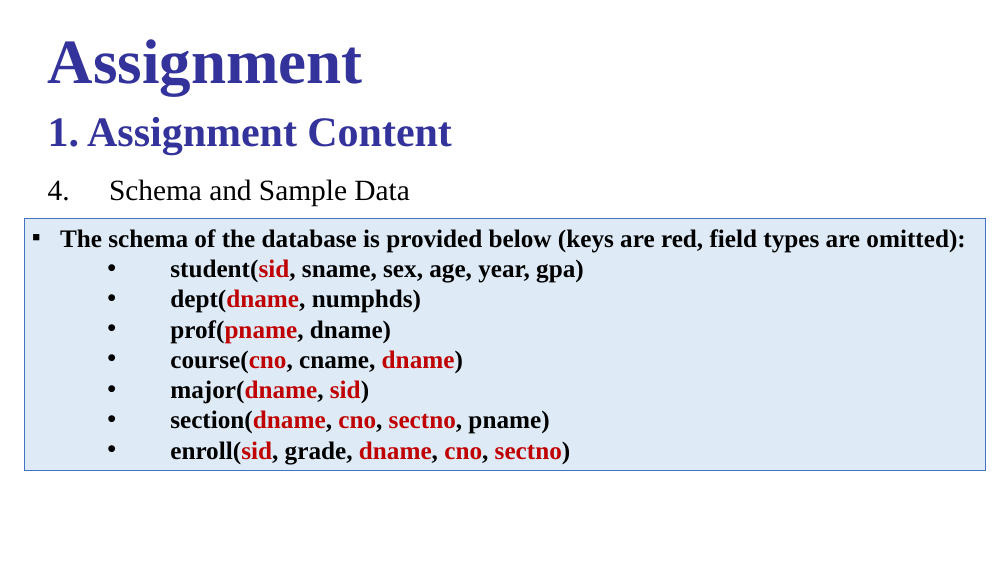
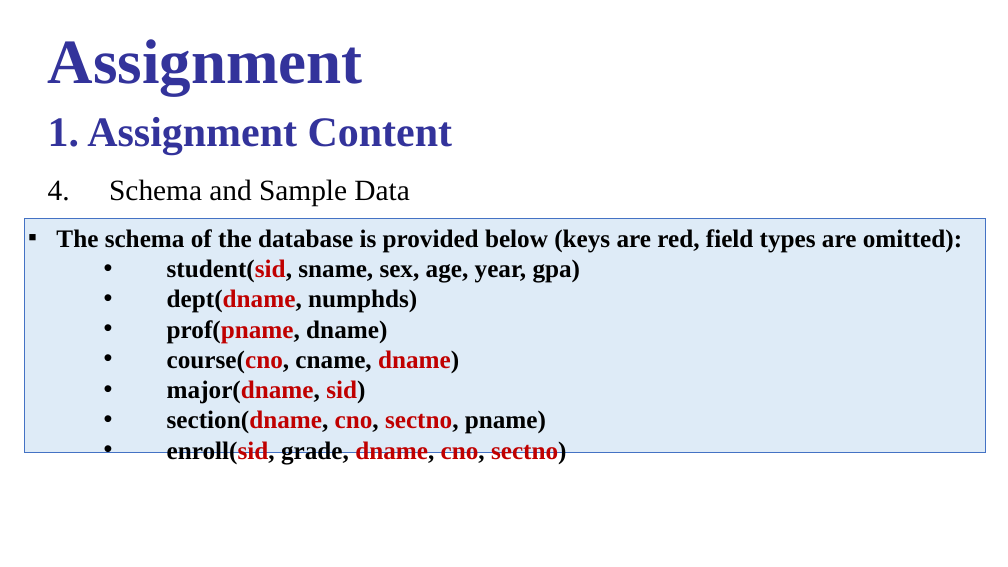
Before and after one commit to gongghao/database-labs, a slide deck: slide 16 of content/projects/project2/materials/Project_2_release.pptx. Drawn at 1008x567 pixels with LibreOffice and Linux fonts; fonts in the diff are those of the drawing. Boxes give left, top, right and bottom in pixels: in the first picture for what was removed or moved away, otherwise in the second. Text is boxed around its words. In the diff, an @@ line names an element or a change of style, - is before the commit and + after.

```diff
--- a/content/projects/project2/materials/Project_2_release.pptx
+++ b/content/projects/project2/materials/Project_2_release.pptx
@@ rectangle "The schema of the database ..." resized from (x1=24, y1=219, x2=985, y2=470) to (x1=24, y1=219, x2=985, y2=453) @@
```
Also in this commit, not shown: 19 other slides changed, 3 other files.
